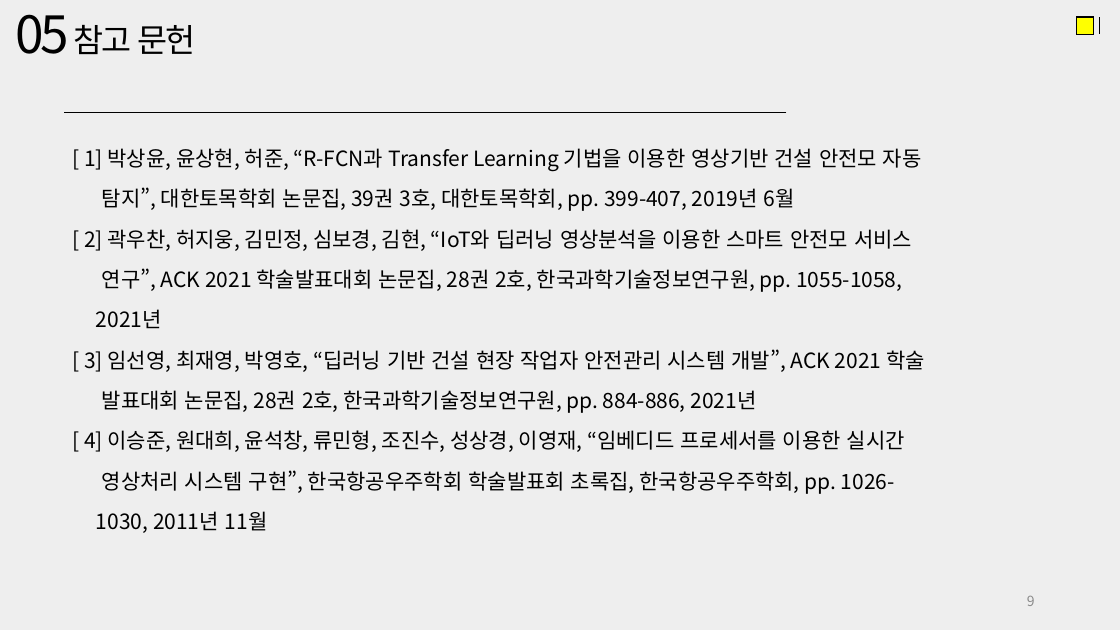
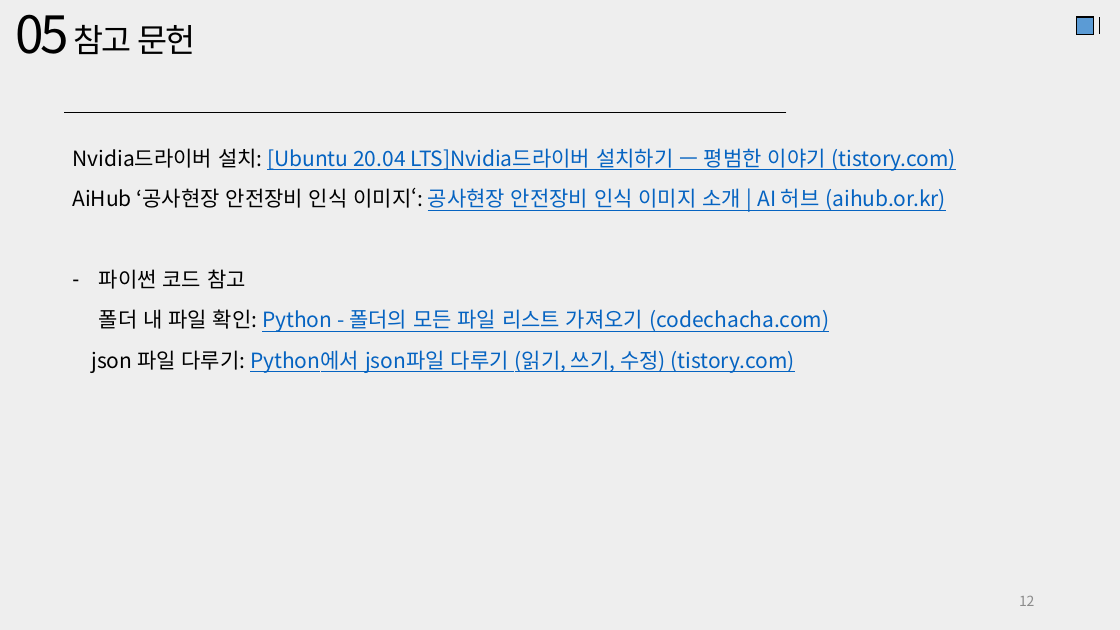
Before and after one commit to JaeHyung-Jung/UNDERDOG, a slide deck: slide 12 of 6주차/중간결과 발표자료.pptx (slide 9 before the commit). Drawn at 1120x630 pixels with LibreOffice and Linux fonts; fonts in the diff are those of the drawing. Boxes give left, top, right and bottom in pixels: in the first picture for what was removed or moved away, otherwise in the second. Text is boxed around its words. In the diff, an @@ line names an element or a change of style, - is before the commit and + after.

Commit message:
6주차 중간결과 발표자료 완료

```diff
--- a/6주차/중간결과 발표자료.pptx
+++ b/6주차/중간결과 발표자료.pptx
@@ rectangle at bbox=[1076, 17, 1094, 34]: fill #FFFF00 to #5B9BD5 @@
@@ text at bbox=[72, 148, 956, 373]: text changed; text colour #000000 to #0563C1 @@
-[ 1] 박상윤, 윤상현, 허준, “R-FCN과 Transfer Learning 기법을 이용한 영상기반 건설 안전모 자동
-탐지”, 대한토목학회 논문집, 39권 3호, 대한토목학회, pp. 399-407, 2019년 6월
-[ 2] 곽우찬, 허지웅, 김민정, 심보경, 김현, “IoT와 딥러닝 영상분석을 이용한 스마트 안전모 서비스
-연구”, ACK 2021 학술발표대회 논문집, 28권 2호, 한국과학기술정보연구원, pp. 1055-1058,
-2021년
-[ 3] 임선영, 최재영, 박영호, “딥러닝 기반 건설 현장 작업자 안전관리 시스템 개발”, ACK 2021 학술
-발표대회 논문집, 28권 2호, 한국과학기술정보연구원, pp. 884-886, 2021년
-[ 4] 이승준, 원대희, 윤석창, 류민형, 조진수, 성상경, 이영재, “임베디드 프로세서를 이용한 실시간
-영상처리 시스템 구현”, 한국항공우주학회 학술발표회 초록집, 한국항공우주학회, pp. 1026-
-1030, 2011년 11월
+Nvidia드라이버 설치: [Ubuntu 20.04 LTS]Nvidia드라이버 설치하기 — 평범한 이야기 (tistory.com)
+AiHub ‘공사현장 안전장비 인식 이미지‘: 공사현장 안전장비 인식 이미지 소개 | AI 허브 (aihub.or.kr)
+– 파이썬 코드 참고
+  폴더 내 파일 확인: Python - 폴더의 모든 파일 리스트 가져오기 (codechacha.com)
+json 파일 다루기: Python에서 json파일 다루기 (읽기, 쓰기, 수정) (tistory.com)
@@ page number at bbox=[1019, 596, 1035, 606]: text changed @@
-9
+12
```
Also in this commit, not shown: 9 other slides changed, 3 slides added.
